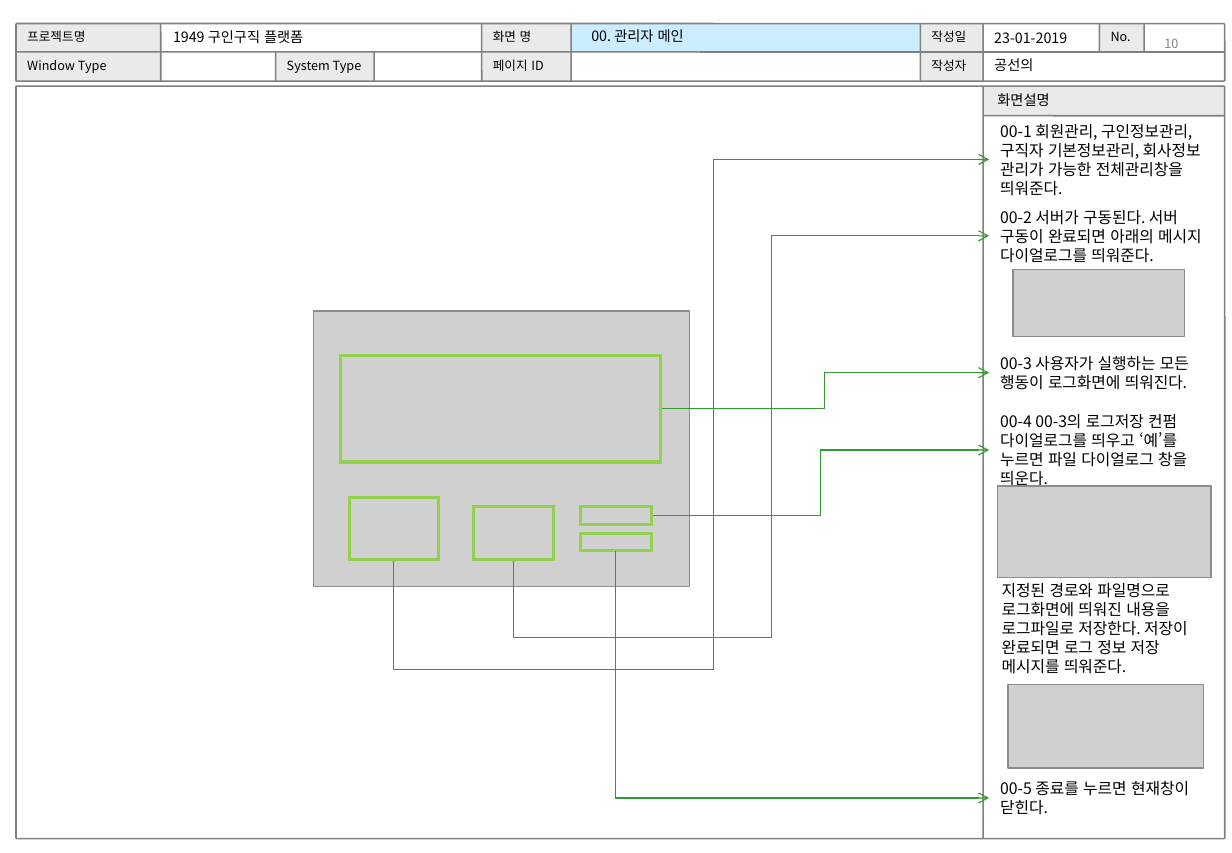
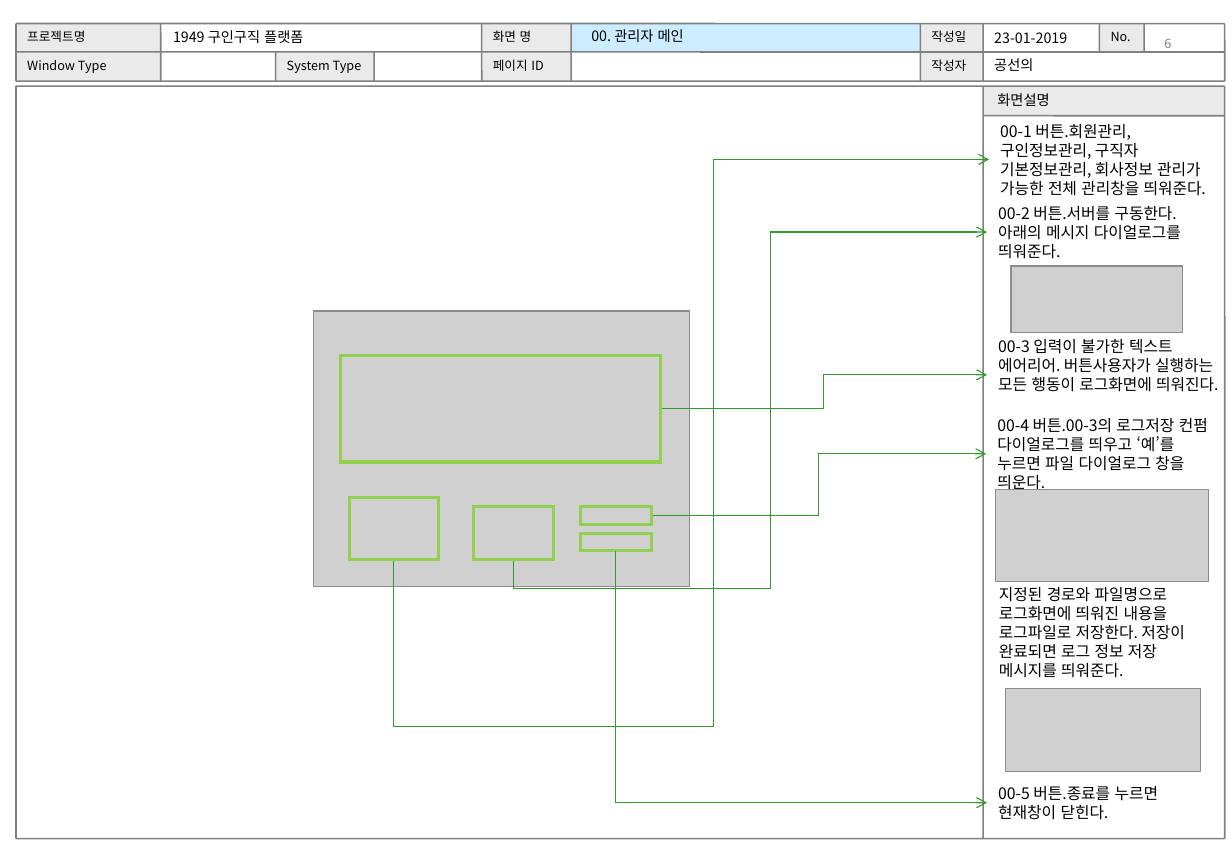
Before and after one commit to WABA82/1949, a slide deck: slide 6 of 02.설계/공선의_UI 설계서_.ppt (slide 10 before the commit). Drawn at 1232x853 pixels with LibreOffice and Linux fonts; fonts in the diff are those of the drawing; grey boxes stand for pictures. Boxes give left, top, right and bottom in pixels: in the first picture for what was removed or moved away, otherwise in the second. Text is boxed around its words. In the diff, an @@ line names an element or a change of style, - is before the commit and + after.

Commit message:
cm

```diff
--- a/02.설계/공선의_UI 설계서_.ppt
+++ b/02.설계/공선의_UI 설계서_.ppt
@@ page number at (1164, 38, 1171, 52): text changed @@
-10
+6
@@ text at (1000, 124, 1206, 196): text changed @@
-00-1 회원관리, 구인정보관리, 구직자 기본정보관리, 회사정보 관리가 가능한 전체관리창을 띄워준다.
+00-1 버튼.회원관리, 구인정보관리, 구직자 기본정보관리, 회사정보 관리가 가능한 전체 관리창을 띄워준다.
@@ elbow arrow (393, 559) - (989, 159): route changed @@
@@ text at (998, 206, 1181, 259): text changed @@
-00-2 서버가 구동된다. 서버 구동이 완료되면 아래의 메시지 다이얼로그를 띄워준다.
+00-2 버튼.서버를 구동한다. 아래의 메시지 다이얼로그를 띄워준다.
@@ elbow arrow moved from (514, 559) - (989, 235) to (514, 559) - (987, 232) @@
@@ text at (998, 339, 1218, 392): text changed @@
-00-3 사용자가 실행하는 모든 행동이 로그화면에 띄워진다.
+00-3 입력이 불가한 텍스트 에어리어. 버튼사용자가 실행하는 모든 행동이 로그화면에 띄워진다.
@@ elbow arrow (660, 408) - (987, 375): route changed @@
@@ text at (997, 418, 1208, 493): text changed @@
-00-4 00-3의 로그저장 컨펌 다이얼로그를 띄우고 ‘예’를 누르면 파일 다이얼로그 창을 띄운다.
+00-4 버튼.00-3의 로그저장 컨펌 다이얼로그를 띄우고 ‘예’를 누르면 파일 다이얼로그 창을 띄운다.
@@ elbow arrow moved from (651, 515) - (989, 450) to (651, 515) - (985, 453) @@
@@ picture: place and size @@
-picture at (998, 485, 1212, 577)
+picture at (994, 490, 1208, 582)
@@ elbow arrow moved from (616, 550) - (989, 798) to (616, 550) - (987, 802) @@
@@ text "지정된 경로와 파일명으로 로그화면에 띄워진 ...": place and size @@
-text "지정된 경로와 파일명으로 로그화면에 띄워진 ..." at (1002, 583, 1187, 674)
+text "지정된 경로와 파일명으로 로그화면에 띄워진 ..." at (999, 587, 1184, 678)
@@ picture: place and size @@
-picture at (1008, 684, 1204, 767)
+picture at (1005, 688, 1200, 771)
@@ text at (998, 786, 1158, 820): text changed @@
-00-5 종료를 누르면 현재창이 닫힌다.
+00-5 버튼.종료를 누르면 현재창이 닫힌다.
```
Also in this commit, not shown: 6 other slides changed, 15 slides added, 1 slide removed.
